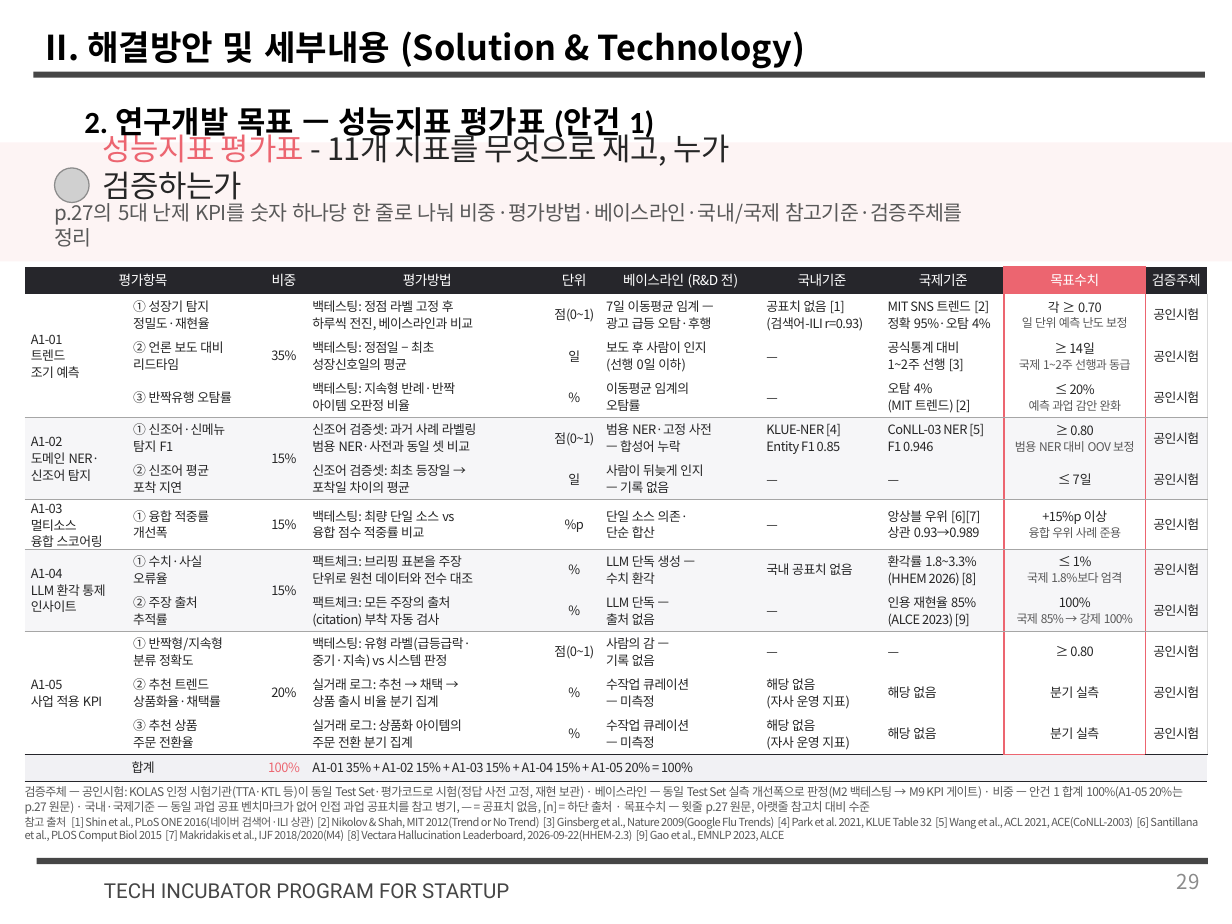
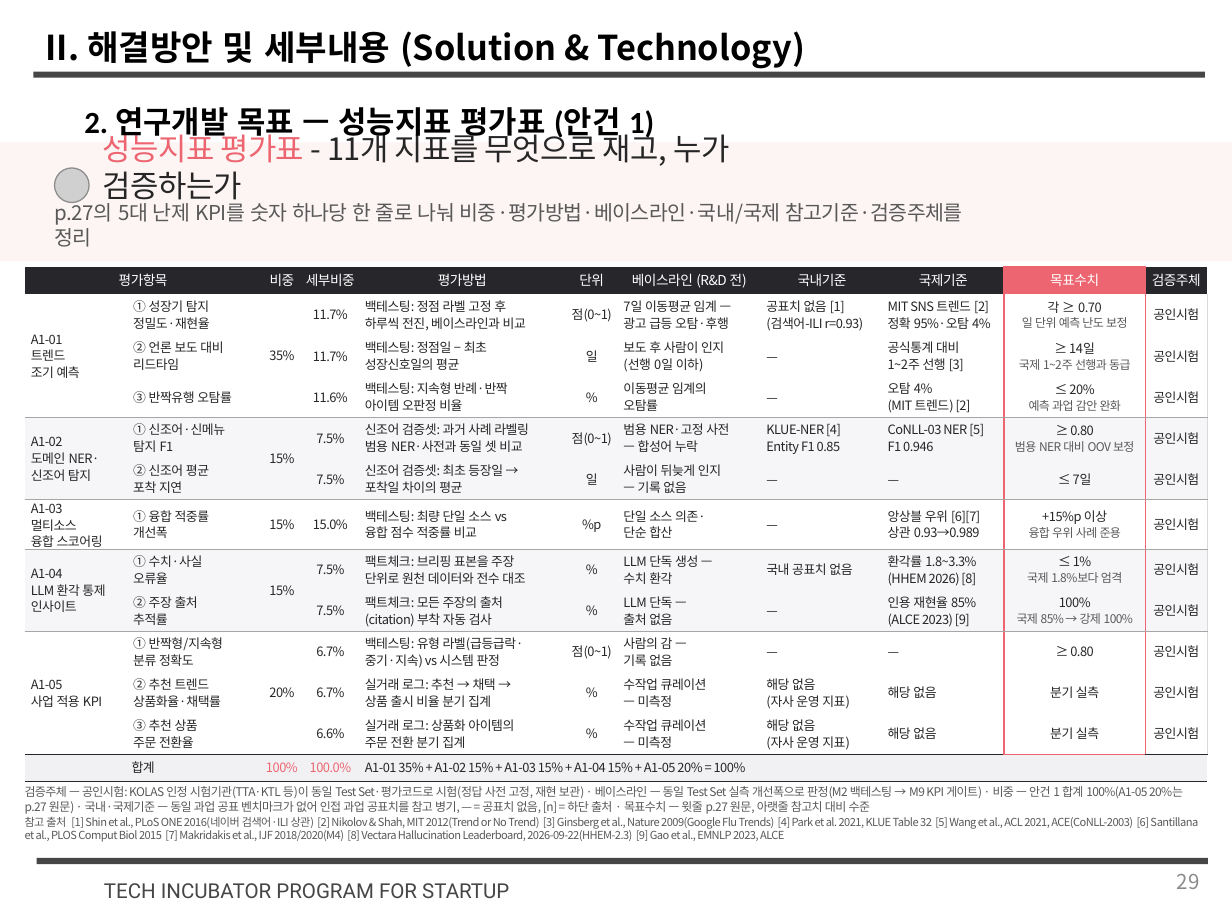
Before and after one commit to hsw4606/ddagiro-tips-task, a slide deck: slide 29 of BOX/(수정반영)딸기로컴퍼니_TIPS_연구개발계획서_신서식 0727_성능지표정리반영.pptx. Drawn at 1232x924 pixels with LibreOffice and Linux fonts; fonts in the diff are those of the drawing; grey boxes stand for pictures; background and template pictures are left out. Boxes give left, top, right and bottom in pixels: in the first picture for what was removed or moved away, otherwise in the second. Text is boxed around its words. In the diff, an @@ line names an element or a change of style, - is before the commit and + after.

```diff
--- a/BOX/(수정반영)딸기로컴퍼니_TIPS_연구개발계획서_신서식 0727_성능지표정리반영.pptx
+++ b/BOX/(수정반영)딸기로컴퍼니_TIPS_연구개발계획서_신서식 0727_성능지표정리반영.pptx
@@ table at [25, 267, 1206, 781] @@
+column 4: 세부비중 | 11.7% | 11.7% | 11.6% | 7.5% | 7.5% | 15.0% | 7.5% | 7.5% | 6.7% | 6.7% | 6.6% | 100.0%
```
Also in this commit, not shown: 1 other slide changed.
